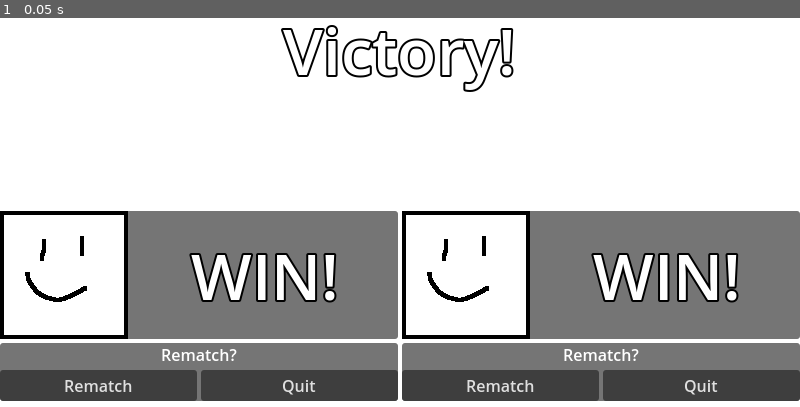
Above: before the commit, frame 1.
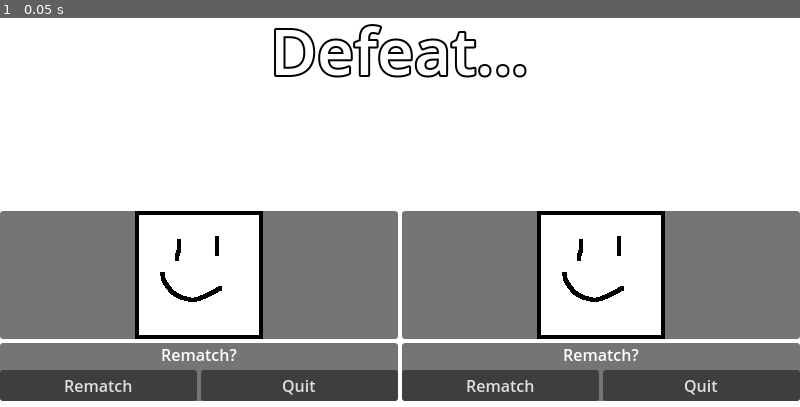
Above: after the commit, the same moment.

Repository: SamBumgardner/spellstrike
Game: Godot game, scene res://network/postgame.tscn
The game is run twice, just before and just after one commit, with the same random seed, the same clock (stepped at 60 frames per second) and the same inputs. This scene is started directly instead of the project's main scene.
Inputs:
- Up to frame 1 (0.05 s): no input

The runs differ from the first frame. In frame 1, 24% of the frame differs, in the area x 0-93%, y 1-83%.
Error before the commit: Parse Error: Could not resolve member "main_menu_scene": Cyclic reference. (res://TestGameplay.gd:150)
Error after the commit: Assertion failed. (res://network/postgame.gd:68)

Commit message:
victory screen selects win / lose portraits

Diff:
--- a/game/SceneSwitchUtil.gd
+++ b/game/SceneSwitchUtil.gd
@@ -1,6 +1,6 @@
 class_name SceneSwitchUtil
 
-static var main_menu_scene: PackedScene = preload("res://network/main.tscn")
+static var main_menu_scene: PackedScene = load("res://network/main.tscn")
 
 static func change_scene(tree: SceneTree, new_root: Node) -> void:
     var old_root = tree.current_scene
--- a/game/TestGameplay.gd
+++ b/game/TestGameplay.gd
@@ -208,16 +208,34 @@
     print_debug("starting round %s" % new_round_number)
     round_timer.start(match_options.default_ticks_per_round)
 
-func _on_game_won(side: Player.Side) -> void:
-    print_debug("game is over, P%s won, should pop up some kind of post-game menu" % (side + 1))
+func _on_game_won(winning_side: Player.Side) -> void:
     SyncManager.stop()
     # initialize
     var rematch_screen_packed = preload("res://network/postgame.tscn")
     var rematch_screen = rematch_screen_packed.instantiate()
-    rematch_screen.init_options(match_options)
-    rematch_screen.init_wins_record(wins_manager.get_game_win_counts())
-    rematch_screen.p1_network_id = p1_network_id
-    rematch_screen.p2_network_id = p2_network_id
+
+    # TODO: remove temp player information setup here:
+    var temp_informations: Array[PlayerInformation] = [
+        PlayerInformation.new(
+            p1_network_id,
+            Side.P1,
+            InputMappingManager.p1_input_mapping if p1_network_id != p2_network_id else InputMappingManager.p1_input_mapping,
+            CharacterSpec.new(),
+            wins_manager.get_game_win_counts()[Side.P1]
+        ),
+        PlayerInformation.new(
+            p2_network_id,
+            Side.P2,
+            InputMappingManager.p1_input_mapping if p1_network_id != p2_network_id else InputMappingManager.p2_input_mapping,
+            CharacterSpec.new(),
+            wins_manager.get_game_win_counts()[Side.P2]
+        )
+    ]
+    rematch_screen.init(
+        match_options,
+        temp_informations,
+        winning_side,
+    )
     SceneSwitchUtil.change_scene(get_tree(), rematch_screen)
 
 # MISC.
--- /dev/null
+++ b/game/assets/art/placeholder_defeat_portrait.tres
@@ -0,0 +1,7 @@
+[gd_resource type="AtlasTexture" load_steps=2 format=3 uid="uid://cdy88alpe2xwf"]
+
+[ext_resource type="Texture2D" uid="uid://bl34rh555skbp" path="res://assets/art/placeholder_character_sheet.png" id="1_1pyjg"]
+
+[resource]
+atlas = ExtResource("1_1pyjg")
+region = Rect2(384, 128, 128, 128)
--- /dev/null
+++ b/game/assets/art/placeholder_victory_portrait.tres
@@ -0,0 +1,7 @@
+[gd_resource type="AtlasTexture" load_steps=2 format=3 uid="uid://bu6wsaejco7uh"]
+
+[ext_resource type="Texture2D" uid="uid://bl34rh555skbp" path="res://assets/art/placeholder_character_sheet.png" id="1_b5mti"]
+
+[resource]
+atlas = ExtResource("1_b5mti")
+region = Rect2(0, 0, 128, 128)
--- /dev/null
+++ b/game/network/player_information.gd
@@ -0,0 +1,20 @@
+class_name PlayerInformation extends RefCounted
+
+var network_id: int
+var player_side: Player.Side
+var input_mapping: Dictionary
+var character_spec: CharacterSpec
+var number_of_wins: int
+
+func _init(
+    _network_id,
+    _player_side,
+    _input_mapping,
+    _character_spec = null,
+    _number_of_wins = 0
+) -> void:
+    network_id = _network_id
+    player_side = _player_side
+    input_mapping = _input_mapping
+    character_spec = _character_spec
+    number_of_wins = _number_of_wins
--- a/game/network/postgame.gd
+++ b/game/network/postgame.gd
@@ -1,24 +1,29 @@
 class_name Postgame extends Control
 
-const POST_SELECTION_DURATION = MatchOptions.ticks_per_second * 1
+const POST_SELECTION_DURATION = MatchOptions.ticks_per_second * 10
 
 @onready var notification_window: Notification = $UI/Notification
 const NETWORK_ERROR_TYPE: String = "NETWORK"
 const DESYNC_ERROR_FORMAT: String = "Desync ocurred. Match has been cancelled.\rReturning to the network menu..."
 const CONNECTION_LOST_ERROR_FORMAT: String = "Connection lost. Match has been cancelled.\rReturning to the network menu..."
 
+@onready var results_boxes: Array = [$"%ResultsBox", $"%ResultsBox2"]
 @onready var post_selection_delay_timer: NetworkTimer = $PostSelectionDelay
 
 var match_options: MatchOptions
-var p1_network_id: int = 1
-var p2_network_id: int = 1
-var player_wins: Array[int] = [0, 0]
+var player_informations: Array[PlayerInformation]
+var winning_side: Player.Side = Player.Side.P1
 
 func init_options(new_options: MatchOptions) -> void:
     match_options = new_options
 
-func init_wins_record(starting_wins: Array[int]) -> void:
-    player_wins = starting_wins
+func init(new_options: MatchOptions,
+    new_player_informations: Array[PlayerInformation],
+    new_winning_side: Player.Side
+) -> void:
+    match_options = new_options
+    player_informations = new_player_informations
+    winning_side = new_winning_side
 
 func _ready() -> void:
     # Error handling signals:
@@ -33,15 +38,48 @@
     if multiplayer.is_server():
         SyncManager.start()
 
+    _init_display()
+
+# INITIAL DISPLAY #
+func _init_display():
+    _decorate_for_win_or_loss(_is_winner_local())
+    _set_results_box_display()
+
+func _is_winner_local() -> bool:
+    var is_player_local = player_informations.filter(func(x): return x.network_id == multiplayer.get_unique_id())
+    var is_winner_local: bool = false
+    for i in is_player_local.size():
+        if is_player_local[i] and i == winning_side:
+            is_winner_local = true
+            break
+    return is_winner_local
+
+func _decorate_for_win_or_loss(winner_local: bool) -> void:
+    const victory_title_display := "Victory!"
+    const defeat_title_display := "Defeat..."
+    if winner_local:
+        $UI/Title.text = victory_title_display
+    else:
+        $UI/Title.text = defeat_title_display
+
+func _set_results_box_display() -> void:
+    # character portrait thingy should do the heavy lifting of selecting the picture
+    # should pass in a character spec & whether that player won or lost.
+    assert(player_informations.size() == results_boxes.size())
+    for i in player_informations.size():
+        results_boxes[i].set_results(i == winning_side, player_informations[i])
+
+# REMATCH LOGIC #
 func _start_new_game():
     SyncManager.stop()
 
     var gameplay = load("res://TestGameplay.tscn")
     var instantiated_map = gameplay.instantiate()
     instantiated_map.init_options(match_options)
-    instantiated_map.init_wins_record(player_wins)
-    instantiated_map.p1_network_id = p1_network_id
-    instantiated_map.p2_network_id = p2_network_id
+    var win_records: Array[int] = [player_informations[0].number_of_wins, player_informations[1].number_of_wins]
+    instantiated_map.init_wins_record(win_records)
+    instantiated_map.p1_network_id = player_informations[0].network_id
+    instantiated_map.p2_network_id = player_informations[1].network_id
     SceneSwitchUtil.change_scene(get_tree(), instantiated_map)
 
 # NETWORK ISSUE HANDLING #
@@ -51,7 +89,7 @@
     closed_signal.connect(_return_to_network_menu, CONNECT_ONE_SHOT)
 
 func _on_broken_connection(disconnected_peer_id: int):
-    if disconnected_peer_id in [p1_network_id, p2_network_id]:
+    if disconnected_peer_id in player_informations.map(func(x): return x.network_id):
         _close_rollback_networking()
         var closed_signal: Signal = notification_window.notify_error(NETWORK_ERROR_TYPE, CONNECTION_LOST_ERROR_FORMAT)
         closed_signal.connect(_return_to_network_menu, CONNECT_ONE_SHOT)
--- a/game/network/postgame.tscn
+++ b/game/network/postgame.tscn
@@ -48,9 +48,11 @@
 layout_mode = 2
 
 [node name="ResultsBox" parent="UI/VBoxContainer/HBoxContainer2" instance=ExtResource("4_4xdjw")]
+unique_name_in_owner = true
 layout_mode = 2
 
 [node name="ResultsBox2" parent="UI/VBoxContainer/HBoxContainer2" instance=ExtResource("4_4xdjw")]
+unique_name_in_owner = true
 layout_mode = 2
 
 [node name="HBoxContainer" type="HBoxContainer" parent="UI/VBoxContainer"]
--- /dev/null
+++ b/game/player/character_spec.gd
@@ -0,0 +1,10 @@
+class_name CharacterSpec extends Resource
+
+var name: String
+var victory_portrait: Texture
+var defeat_portrait: Texture
+
+func _init() -> void:
+    name = "placeholder_name"
+    victory_portrait = load("res://assets/art/placeholder_victory_portrait.tres")
+    defeat_portrait = load("res://assets/art/placeholder_defeat_portrait.tres")
--- /dev/null
+++ b/game/ui/menu/rematch/results_box.gd
@@ -0,0 +1,9 @@
+class_name ResultsBox extends Control
+
+@onready var portrait = $PanelContainer/HBoxContainer/CharacterPortrait
+
+func set_results(winner: bool, player_information: PlayerInformation) -> void:
+    if winner:
+        portrait.texture = player_information.character_spec.victory_portrait
+    else:
+        portrait.texture = player_information.character_spec.defeat_portrait
--- a/game/ui/menu/rematch/results_box.tscn
+++ b/game/ui/menu/rematch/results_box.tscn
@@ -1,26 +1,27 @@
 [gd_scene load_steps=4 format=3 uid="uid://d4diaye70i2xp"]
 
 [ext_resource type="Texture2D" uid="uid://bl34rh555skbp" path="res://assets/art/placeholder_character_sheet.png" id="1_vxr4q"]
-[ext_resource type="Theme" uid="uid://he5jt3v25c4b" path="res://ui/themes/menu_header.tres" id="2_woxx8"]
+[ext_resource type="Script" path="res://ui/menu/rematch/results_box.gd" id="1_wunf3"]
 
 [sub_resource type="AtlasTexture" id="AtlasTexture_4krev"]
 atlas = ExtResource("1_vxr4q")
 region = Rect2(0, 0, 128, 128)
 
 [node name="ResultsBox" type="PanelContainer"]
-custom_minimum_size = Vector2(364, 128)
+custom_minimum_size = Vector2(128, 128)
 anchors_preset = 8
 anchor_left = 0.5
 anchor_top = 0.5
 anchor_right = 0.5
 anchor_bottom = 0.5
-offset_left = -302.5
+offset_left = -64.0
 offset_top = -64.0
-offset_right = 61.5
+offset_right = 64.0
 offset_bottom = 64.0
 grow_horizontal = 2
 grow_vertical = 2
 size_flags_horizontal = 3
+script = ExtResource("1_wunf3")
 
 [node name="PanelContainer" type="MarginContainer" parent="."]
 layout_mode = 2
@@ -30,13 +31,7 @@
 
 [node name="CharacterPortrait" type="TextureRect" parent="PanelContainer/HBoxContainer"]
 layout_mode = 2
+size_flags_horizontal = 6
 texture = SubResource("AtlasTexture_4krev")
 expand_mode = 3
 stretch_mode = 4
-
-[node name="ResultsLabel" type="Label" parent="PanelContainer/HBoxContainer"]
-layout_mode = 2
-size_flags_horizontal = 6
-theme = ExtResource("2_woxx8")
-text = "WIN!"
-horizontal_alignment = 1
